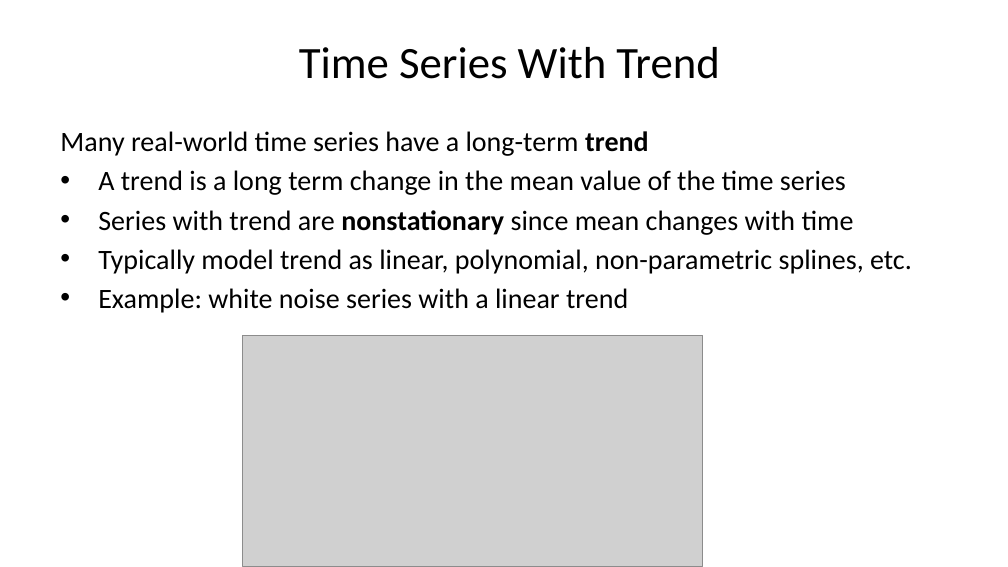
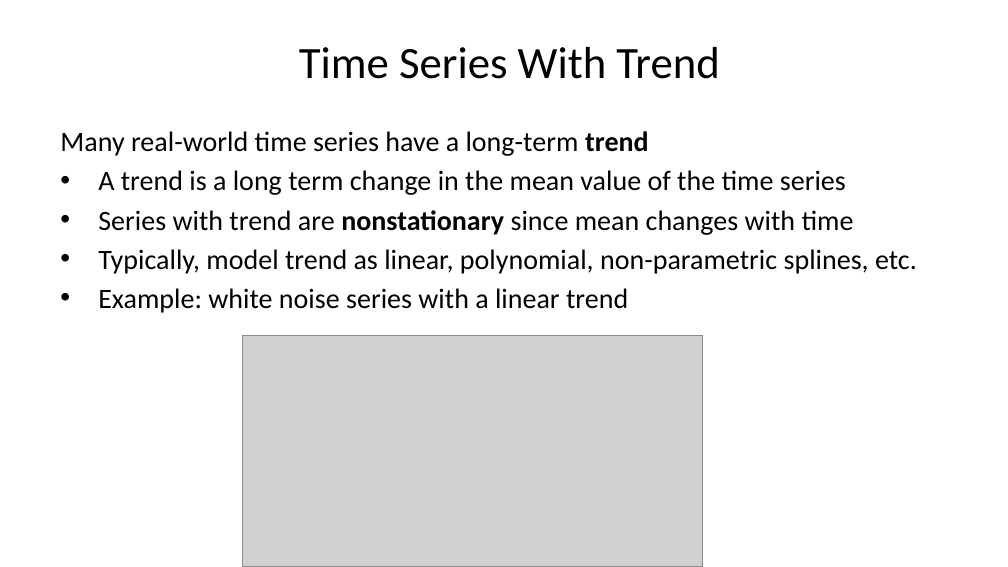
Before and after one commit to StephenElston/CSCI-E-83, a slide deck: slide 33 of LectureSlides/11_PropertiesOfTimeSeries.pptx. Drawn at 1008x567 pixels with LibreOffice and Linux fonts; fonts in the diff are those of the drawing; grey boxes stand for pictures. Boxes give left, top, right and bottom in pixels: in the first picture for what was removed or moved away, otherwise in the second. Text is boxed around its words. In the diff, an @@ line names an element or a change of style, - is before the commit and + after.

```diff
--- a/LectureSlides/11_PropertiesOfTimeSeries.pptx
+++ b/LectureSlides/11_PropertiesOfTimeSeries.pptx
@@ text at (98,249,917,274): text changed @@
-• Typically model trend as linear, polynomial, non-parametric splines, etc.
+• Typically, model trend as linear, polynomial, non-parametric splines, etc.
```
Also in this commit, not shown: 1 other slide changed.
